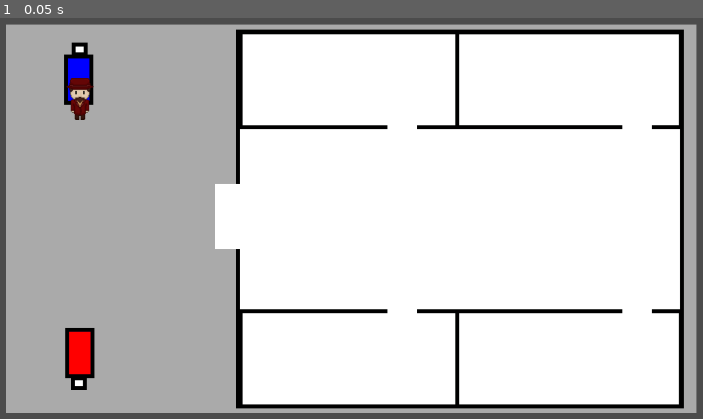
Above: before the commit, frame 1.
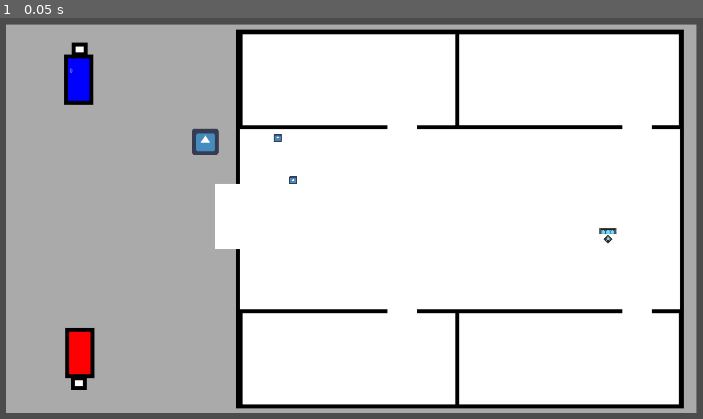
Above: after the commit, the same moment.

Repository: iarzuaga/willbros
Game: Godot game, scene res://Scenes/game_manager.tscn
The game is run twice, just before and just after one commit, with the same random seed, the same clock (stepped at 60 frames per second) and the same inputs. The engine's default icon, where the game draws it, is replaced by a stand-in: a white triangle on a blue panel in a dark square.
Inputs:
- Up to frame 1 (0.05 s): no input

The runs differ from the first frame. In frame 1, 0.6% of the frame differs, in the area x 9-88%, y 12-57%.

Commit message:
(improvement) done score base

Diff:
--- a/WllBrosProject/Scenes/Rooms/house.tscn
+++ b/WllBrosProject/Scenes/Rooms/house.tscn
@@ -1,8 +1,27 @@
-[gd_scene load_steps=2 format=2]
+[gd_scene load_steps=9 format=2]
 
 [ext_resource path="res://Sprites/Placeholder/holdermap.png" type="Texture" id=1]
+[ext_resource path="res://Sprites/muebles.png" type="Texture" id=2]
+[ext_resource path="res://Scripts/stage.tscn" type="PackedScene" id=3]
+[ext_resource path="res://Scripts/truck_p1.gd" type="Script" id=4]
+[ext_resource path="res://Scripts/score.gd" type="Script" id=5]
 
-[node name="home_1" type="Node"]
+[sub_resource type="RectangleShape2D" id=1]
+
+custom_solver_bias = 0.0
+extents = Vector2( 10, 10 )
+
+[sub_resource type="RectangleShape2D" id=3]
+
+custom_solver_bias = 0.0
+extents = Vector2( 10, 10 )
+
+[sub_resource type="RectangleShape2D" id=4]
+
+custom_solver_bias = 0.0
+extents = Vector2( 10, 10 )
+
+[node name="home_1" type="Node" index="0"]
 
 [node name="camera" type="Camera2D" parent="." index="0"]
 
@@ -66,3 +85,105 @@
 texture = ExtResource( 1 )
 
 [node name="colliders" type="Node" parent="." index="1"]
+
+[node name="object_1" type="KinematicBody2D" parent="." index="2" groups=[
+"object",
+]]
+
+position = Vector2( 1117.39, 344.642 )
+scale = Vector2( 1.43984, 1.43984 )
+input_pickable = false
+collision_layer = 1
+collision_mask = 1
+collision/safe_margin = 0.08
+_sections_unfolded = [ "Transform" ]
+
+[node name="Sprite" type="Sprite" parent="object_1" index="0"]
+
+scale = Vector2( 0.225909, 0.225909 )
+texture = ExtResource( 2 )
+vframes = 3
+hframes = 6
+_sections_unfolded = [ "Animation", "Transform" ]
+
+[node name="CollisionShape2D" type="CollisionShape2D" parent="object_1" index="1"]
+
+position = Vector2( 0.131473, 0.412998 )
+scale = Vector2( 2.2069, 2.2069 )
+shape = SubResource( 1 )
+
+[node name="player" parent="." index="3" instance=ExtResource( 3 )]
+
+[node name="truck" type="KinematicBody2D" parent="." index="4"]
+
+position = Vector2( -151.543, 19.3753 )
+scale = Vector2( 3.04813, 1 )
+input_pickable = false
+collision_layer = 1
+collision_mask = 1
+collision/safe_margin = 0.08
+script = ExtResource( 4 )
+
+[node name="CollisionShape2D2" type="CollisionShape2D" parent="truck" index="0"]
+
+position = Vector2( -0.373374, -108.991 )
+scale = Vector2( 1.10997, 0.579414 )
+shape = SubResource( 3 )
+
+[node name="CollisionShape2D3" type="CollisionShape2D" parent="truck" index="1"]
+
+position = Vector2( -10.6368, -51.7884 )
+scale = Vector2( 0.127312, 5.9502 )
+shape = SubResource( 3 )
+
+[node name="CollisionShape2D4" type="CollisionShape2D" parent="truck" index="2"]
+
+position = Vector2( 9.81665, -51.6686 )
+scale = Vector2( 0.119889, 5.9502 )
+shape = SubResource( 3 )
+
+[node name="drop_area" type="Area2D" parent="truck" index="3"]
+
+input_pickable = true
+gravity_vec = Vector2( 0, 1 )
+gravity = 98.0
+linear_damp = 0.1
+angular_damp = 1.0
+audio_bus_override = false
+audio_bus_name = "Master"
+
+[node name="input" type="CollisionShape2D" parent="truck/drop_area" index="0"]
+
+position = Vector2( -0.373386, -49.2359 )
+scale = Vector2( 0.863307, 5.29428 )
+shape = SubResource( 4 )
+
+[node name="RichTextLabel" type="RichTextLabel" parent="." index="5"]
+
+anchor_left = 0.0
+anchor_top = 0.0
+anchor_right = 0.0
+anchor_bottom = 0.0
+margin_left = -175.0
+margin_top = -61.0
+margin_right = -135.0
+margin_bottom = -21.0
+rect_pivot_offset = Vector2( 0, 0 )
+rect_clip_content = true
+mouse_filter = 0
+mouse_default_cursor_shape = 0
+size_flags_horizontal = 1
+size_flags_vertical = 1
+bbcode_enabled = false
+bbcode_text = ""
+visible_characters = -1
+percent_visible = 1.0
+meta_underlined = true
+tab_size = 4
+text = ""
+scroll_active = true
+scroll_following = false
+selection_enabled = false
+override_selected_font_color = false
+script = ExtResource( 5 )
+score_p1 = 0
--- a/WllBrosProject/Scenes/game_manager.tscn
+++ b/WllBrosProject/Scenes/game_manager.tscn
@@ -1,15 +1,10 @@
-[gd_scene load_steps=4 format=2]
+[gd_scene load_steps=3 format=2]
 
 [ext_resource path="res://Scripts/game_manager.gd" type="Script" id=1]
 [ext_resource path="res://Scenes/Rooms/house.tscn" type="PackedScene" id=2]
-[ext_resource path="res://Scenes/player.tscn" type="PackedScene" id=3]
 
-[node name="game_manager" type="Node" index="0"]
+[node name="game_manager" type="Node"]
 
 script = ExtResource( 1 )
 
 [node name="home_1" parent="." index="0" instance=ExtResource( 2 )]
-
-[node name="player" parent="." index="1" instance=ExtResource( 3 )]
-
-position = Vector2( -149.812, 61.7172 )
--- a/WllBrosProject/Scenes/player.tscn
+++ b/WllBrosProject/Scenes/player.tscn
@@ -8,7 +8,7 @@
 custom_solver_bias = 0.0
 extents = Vector2( 10, 15.7097 )
 
-[node name="player" type="KinematicBody2D" index="0"]
+[node name="player" type="KinematicBody2D"]
 
 input_pickable = false
 collision_layer = 1
@@ -18,7 +18,6 @@
 _sections_unfolded = [ "Transform" ]
 velocity = Vector2( 0, 0 )
 speed = 1800
-vel_i = Vector2( 0, 0 )
 
 [node name="sprite" type="Sprite" parent="." index="0"]
 
--- a/WllBrosProject/Scripts/Player.gd
+++ b/WllBrosProject/Scripts/Player.gd
@@ -2,50 +2,58 @@
 
 export var velocity = Vector2()
 export var speed = 1800
-export var vel_i = Vector2(0,0)
+onready var vel_i = Vector2(0, 0)
 onready var object_grabbed = []
+onready var direction = Vector2(0, 1)
 func _ready():
 
-	pass
+ pass
 
 func _physics_process(delta):
-	vel_i = Vector2(0,0)
-	velocity = Vector2(0, 0)
+ vel_i = Vector2(0,0)
+ velocity = Vector2(0, 0)
 
-	if Input.is_action_pressed("up"):
-		vel_i.y -=1
+ if Input.is_action_pressed("up"):
+  vel_i.y -=1
 
-	if Input.is_action_pressed("down"):
-		vel_i.y +=1
 
-	if Input.is_action_pressed("left"):
-		vel_i.x -=1
+ if Input.is_action_pressed("down"):
+  vel_i.y +=1
 
-	if Input.is_action_pressed("right"):
-		vel_i.x +=1
 
-	vel_i = speed * vel_i.normalized()
+ if Input.is_action_pressed("left"):
+  vel_i.x -=1
 
-	if Input.is_action_just_pressed("Interact"):
-		print(object_grabbed)
-		var grab_zone = $pick_area
-		if object_grabbed:
-			if vel_i:
-				##throw
-				pass
-			else:
-				self.get_parent().add_child(object_grabbed[0])
-				object_grabbed.remove(0)
-		else:
-			if grab_zone.get_overlapping_bodies():
-				var object = grab_zone.get_overlapping_bodies()[0]
-				object_grabbed.append(object)
-				object.get_parent().remove_child(object)
 
-	if Input.is_action_just_pressed("Attack"):
-		vel_i = speed * 100 * vel_i.normalized()
-		pass
+ if Input.is_action_pressed("right"):
+  vel_i.x +=1
 
-	velocity.x = lerp(velocity.x, vel_i.x, 0.1)
-	velocity.y = lerp(velocity.y, vel_i.y, 0.1)
-	move_and_slide(velocity, Vector2(0,0), 25.0)
+
+ if vel_i != Vector2(0,0):
+  direction = vel_i.normalized()
+ vel_i = speed * vel_i.normalized()
+
+ if Input.is_action_just_pressed("Interact"):
+  print(object_grabbed)
+  var grab_zone = $pick_area
+  if object_grabbed:
+   if vel_i:
+    ##throw
+    pass
+   else:
+    print(direction)
+    object_grabbed[0].position = direction * 100 + self.position
+    self.get_parent().add_child(object_grabbed[0])
+    object_grabbed.remove(0)
+  else:
+   if grab_zone.get_overlapping_bodies():
+    var object = grab_zone.get_overlapping_bodies()[0]
+    object_grabbed.append(object)
+    object.get_parent().remove_child(object)
+
+ if Input.is_action_just_pressed("Attack"):
+    pass
+
+ velocity.x = lerp(velocity.x, vel_i.x, 0.1)
+ velocity.y = lerp(velocity.y, vel_i.y, 0.1)
+ move_and_slide(velocity, Vector2(0,0), 25.0)
--- a/WllBrosProject/Scripts/object.gd
+++ b/WllBrosProject/Scripts/object.gd
@@ -9,8 +9,7 @@
 # var b = "textvar"
 
 func _ready():
-	# Called when the node is added to the scene for the first time.
-	# Initialization here
+
 	pass
 
 #func _process(delta):
--- a/WllBrosProject/Scripts/score.gd
+++ b/WllBrosProject/Scripts/score.gd
@@ -3,5 +3,6 @@
 export var score_p1 = 0
 
 func _process(delta):
+	score_p1 = get_node("../truck").score
 	set_text(str(score_p1))
 	pass
--- a/WllBrosProject/Scripts/stage.tscn
+++ b/WllBrosProject/Scripts/stage.tscn
@@ -26,7 +26,6 @@
 script = ExtResource( 1 )
 velocity = Vector2( 0, 0 )
 speed = 1800
-vel_i = Vector2( 0, 0 )
 
 [node name="Sprite" type="Sprite" parent="player" index="0"]
 
@@ -55,3 +54,10 @@
 shape = SubResource( 2 )
 
 [node name="object" parent="." index="1" instance=ExtResource( 3 )]
+
+value = 45
+
+[node name="object2" parent="." index="2" instance=ExtResource( 3 )]
+
+position = Vector2( 361.905, 208.787 )
+value = 64
--- a/WllBrosProject/Scripts/truck_p1.gd
+++ b/WllBrosProject/Scripts/truck_p1.gd
@@ -1,9 +1,15 @@
-extends Area2D
+extends KinematicBody2D
 
 var score = 0
 
 func _process(delta):
+	var area = $drop_area
+	var obj = area.get_overlapping_bodies()
 
-	#var col = get_slide_collision(get_slide_count() -1)
-	#var nod = get_node(col)
-	pass
+	if obj:
+		print(obj[0])
+		if obj[0].is_in_group("object") or true:
+		  var value = obj[0].value
+		  score += value
+		  print(score)
+		  obj[0].get_parent().remove_child(obj[0])
--- a/WllBrosProject/project.godot
+++ b/WllBrosProject/project.godot
@@ -32,6 +32,10 @@
  ]
 left=[ Object(InputEventJoypadMotion,"resource_local_to_scene":false,"resource_name":"","device":0,"axis":0,"axis_value":-1.0,"script":null)
  ]
+Interact=[ Object(InputEventJoypadButton,"resource_local_to_scene":false,"resource_name":"","device":0,"button_index":0,"pressure":0.0,"pressed":false,"script":null)
+ ]
+Attack=[ Object(InputEventJoypadButton,"resource_local_to_scene":false,"resource_name":"","device":0,"button_index":2,"pressure":0.0,"pressed":false,"script":null)
+ ]
 
 [rendering]
 
Binary file added: WllBrosProject/Sprites/muebles.png
Not shown, added: WllBrosProject/Sprites/muebles.png.import
